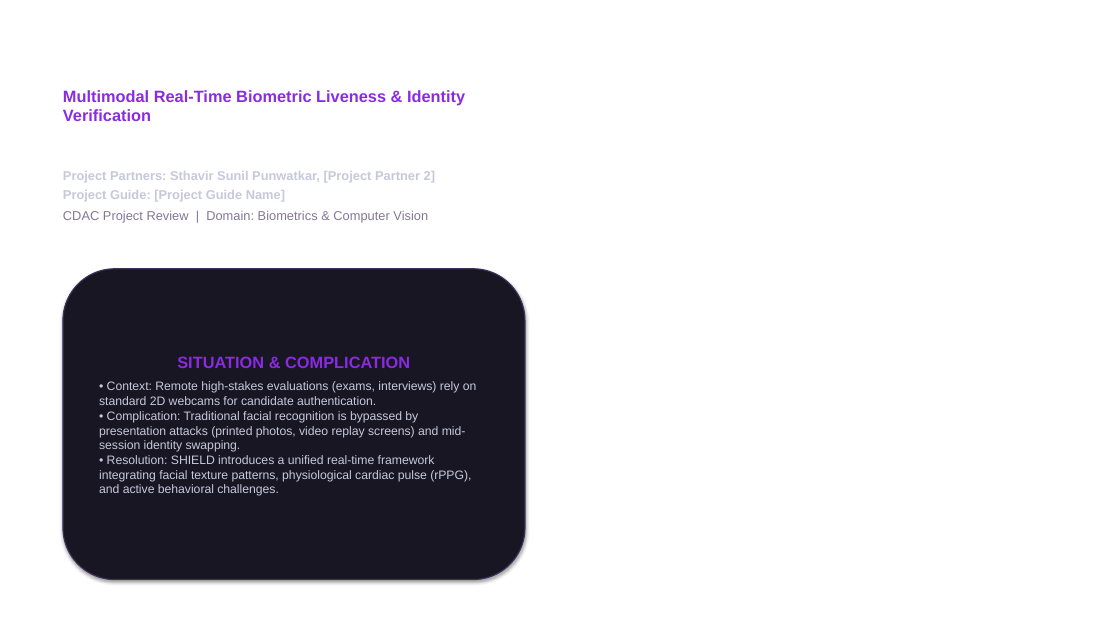
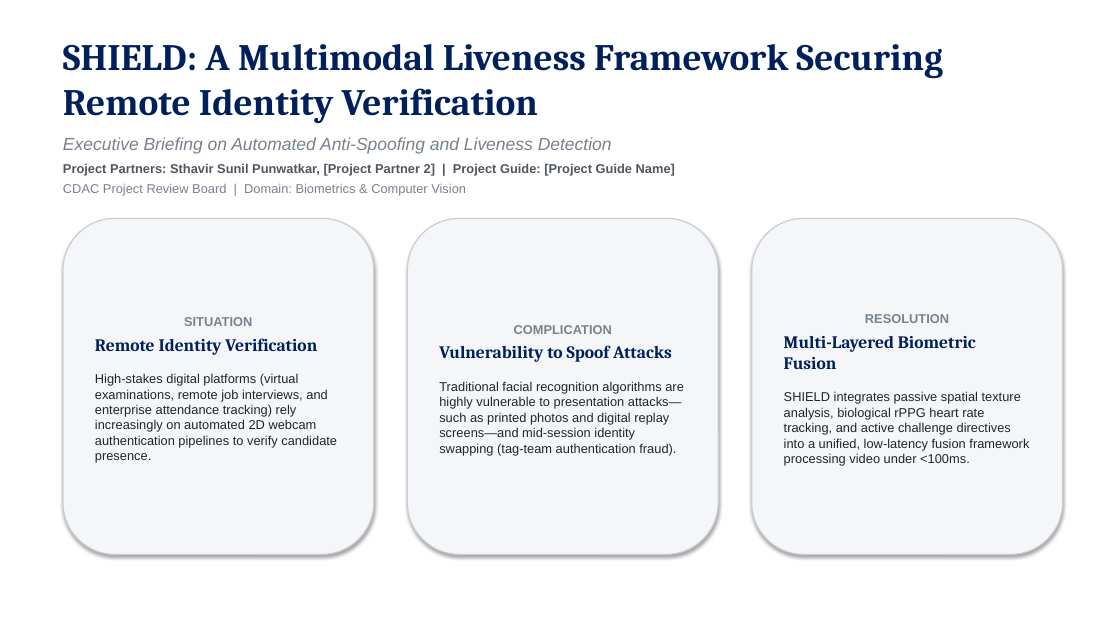
Before and after one commit to sthavirpunwatkar/SHIELD-Secure-Human-Identity-Liveness-Evaluation-Detection, a slide deck: slide 1 of reports/cdac_project_review.pptx. Drawn at 1120x630 pixels with LibreOffice and Linux fonts; fonts in the diff are those of the drawing; background and template pictures are left out. Boxes give left, top, right and bottom in pixels: in the first picture for what was removed or moved away, otherwise in the second. Text is boxed around its words. In the diff, an @@ line names an element or a change of style, - is before the commit and + after.

Commit message:
docs: Completely build McKinsey consulting style slides from scratch with pure typography layout

```diff
--- a/reports/cdac_project_review.pptx
+++ b/reports/cdac_project_review.pptx
@@ text at (x1=63, y1=44, x2=943, y2=196): text changed; text colour #C8C8DC to #78828C @@
-Project Partners: Sthavir Sunil Punwatkar, [Project Partner 2]
-Project Guide: [Project Guide Name]
-CDAC Project Review | Domain: Biometrics & Computer Vision
+SHIELD: A Multimodal Liveness Framework Securing Remote Identity Verification
+Executive Briefing on Automated Anti-Spoofing and Liveness Detection
+Project Partners: Sthavir Sunil Punwatkar, [Project Partner 2] | Project Guide: [Project Guide Name]
+CDAC Project Review Board | Domain: Biometrics & Computer Vision
@@ text removed at (x1=63, y1=90, x2=465, y2=121) @@
-SHIELD
-Multimodal Real-Time Biometric Liveness & Identity Verification
@@ rounded rectangle added at (x1=63, y1=218, x2=374, y2=555), fill #F5F6F8, outline #C8CDD7 1 pt, 11 pt, text #212529 @@
+SITUATION
+Remote Identity Verification
+High-stakes digital platforms (virtual examinations, remote job interviews, and enterprise attendance tracking) rely increasingly on automated 2D webcam authentication pipelines to verify candidate presence.
@@ rounded rectangle added at (x1=408, y1=218, x2=718, y2=555), fill #F5F6F8, outline #C8CDD7 1 pt, 11 pt, text #212529 @@
+COMPLICATION
+Vulnerability to Spoof Attacks
+Traditional facial recognition algorithms are highly vulnerable to presentation attacks—such as printed photos and digital replay screens—and mid-session identity swapping (tag-team authentication fraud).
@@ rounded rectangle "RESOLUTION" resized from (x1=63, y1=269, x2=525, y2=580) to (x1=752, y1=218, x2=1063, y2=555) @@
@@ rounded rectangle "RESOLUTION" at (x1=752, y1=218, x2=1063, y2=555): fill #181622 to #F5F6F8; outline #3C325A 1 pt to #C8CDD7 1 pt @@
@@ text in rounded rectangle at (x1=784, y1=314, x2=1029, y2=466): text changed; size 10.5 to 11 pt; text colour #C8C8DC to #212529 @@
-SITUATION & COMPLICATION
-• Context: Remote high-stakes evaluations (exams, interviews) rely on standard 2D webcams for candidate authentication.
-• Complication: Traditional facial recognition is bypassed by presentation attacks (printed photos, video replay screens) and mid-session identity swapping.
-• Resolution: SHIELD introduces a unified real-time framework integrating facial texture patterns, physiological cardiac pulse (rPPG), and active behavioral challenges.
+RESOLUTION
+Multi-Layered Biometric Fusion
+SHIELD integrates passive spatial texture analysis, biological rPPG heart rate tracking, and active challenge directives into a unified, low-latency fusion framework processing video under <100ms.
```
Also in this commit, not shown: 6 other slides changed, 1 other file.
